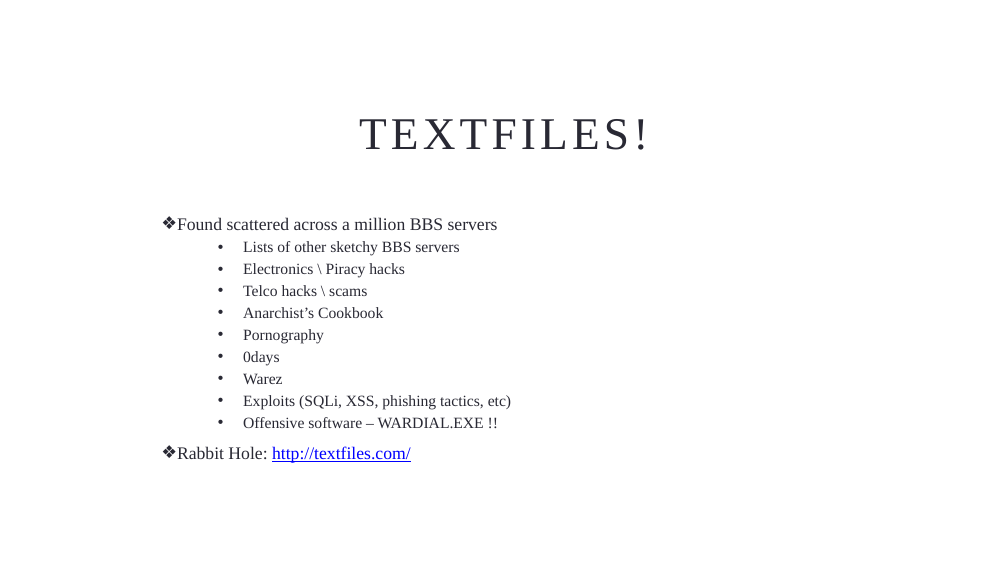
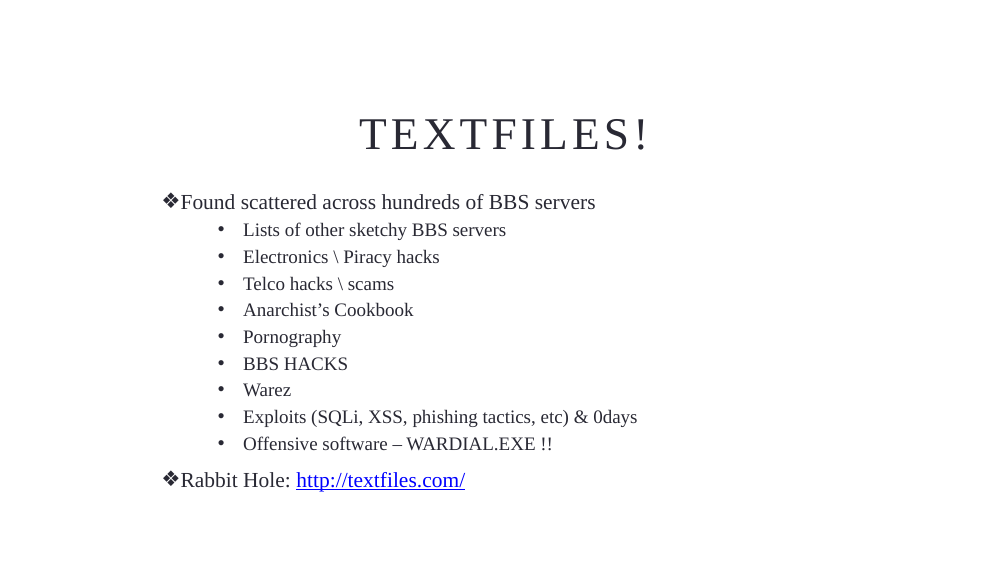
Before and after one commit to johnnyxmas/Talk_Decks, a slide deck: slide 10 of 2015/1993 BC Series/GET OFF MY LAN/1993 BC - Get Off My LAN (Hacking in the 90s)(FULL).pptx. Drawn at 1008x567 pixels with LibreOffice and Linux fonts; fonts in the diff are those of the drawing; background and template pictures are left out. Boxes give left, top, right and bottom in pixels: in the first picture for what was removed or moved away, otherwise in the second. Text is boxed around its words. In the diff, an @@ line names an element or a change of style, - is before the commit and + after.

```diff
--- a/2015/1993 BC Series/GET OFF MY LAN/1993 BC - Get Off My LAN (Hacking in the 90s)(FULL).pptx
+++ b/2015/1993 BC Series/GET OFF MY LAN/1993 BC - Get Off My LAN (Hacking in the 90s)(FULL).pptx
@@ text "Found scattered across hundreds of ...": place and size @@
-text "Found scattered across hundreds of ..." at [177,217,511,463]
+text "Found scattered across hundreds of ..." at [181,194,637,492]
@@ text at [181,194,596,209]: text changed; size 12.6 to 15.3 pt @@
-❖ Found scattered across a million BBS servers
+❖ Found scattered across hundreds of BBS servers
@@ text at [181,222,535,492]: size 11.2 to 13.6 pt in "Lists of other sketchy BBS servers", "Electronics \ Piracy hacks", "Telco hacks \ scams", "Anarchist’s Cookbook" and 3 more places; size 12.6 to 15.3 pt in "Rabbit Hole: http://textfiles.com/" @@
@@ text at [243,357,348,370]: text changed; size 11.2 to 13.6 pt @@
-  • 0days
+  • BBS HACKS
@@ text at [243,409,637,427]: text changed; size 11.2 to 13.6 pt @@
-  • Exploits (SQLi, XSS, phishing tactics, etc)
+  • Exploits (SQLi, XSS, phishing tactics, etc) & 0days
```
Also in this commit, not shown: 14 other slides changed, 1 slide added, 1 slide removed, 5 other files.
